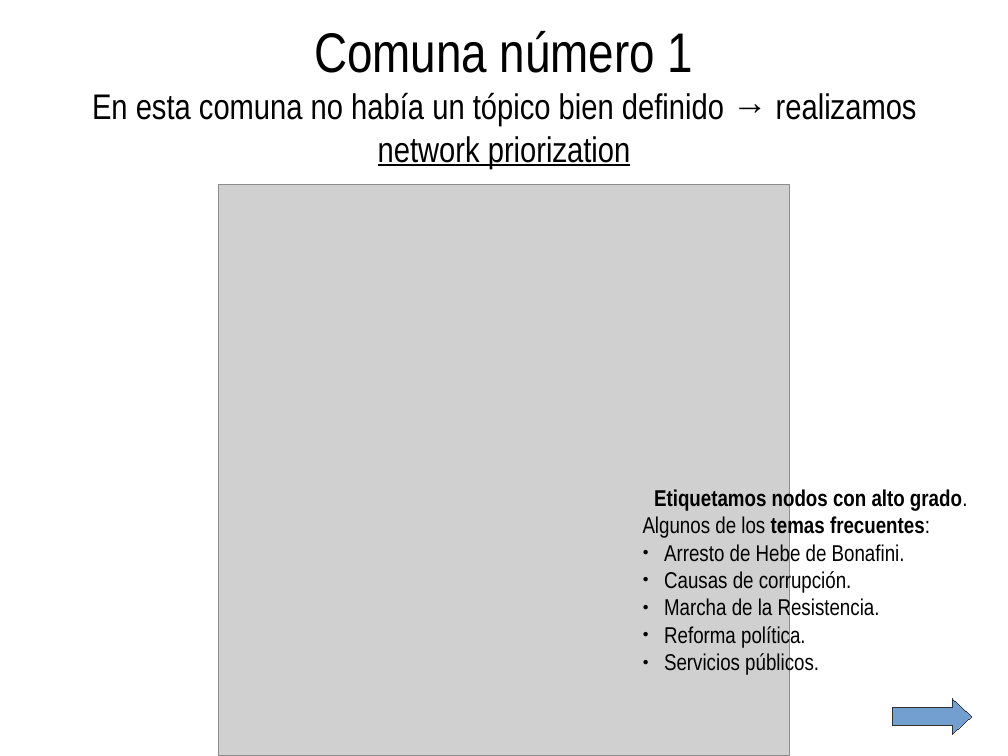
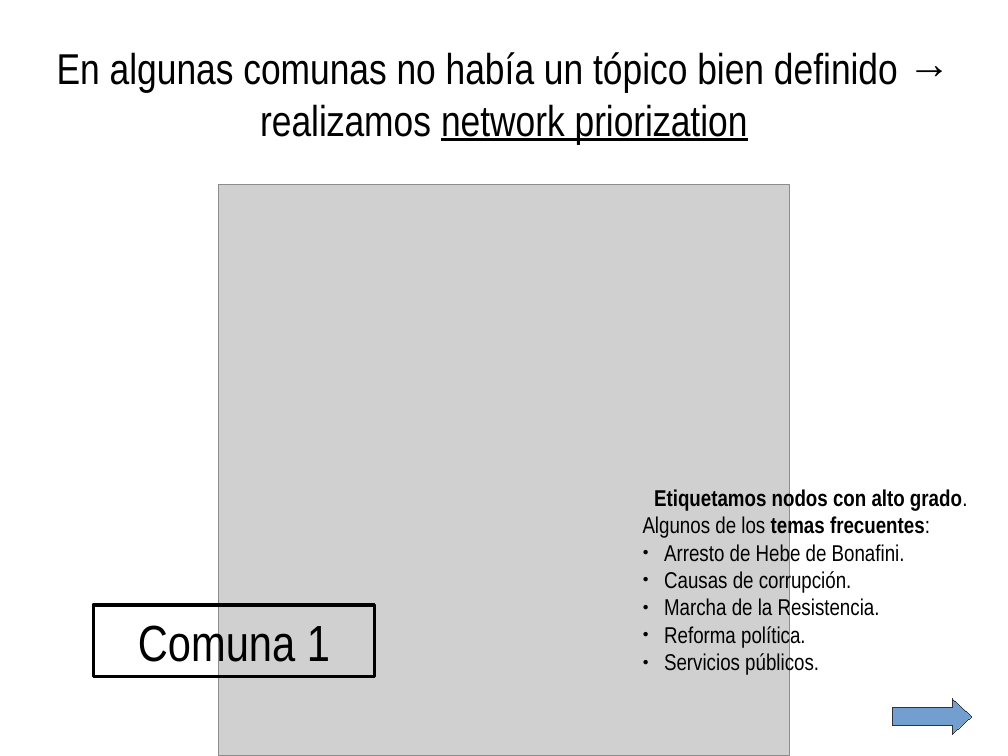
Before and after one commit to bio16/TP_especial, a slide deck: slide 7 of Presentacion_final_seba.odp (slide 1 before the commit). Drawn at 1008x756 pixels with LibreOffice and Linux fonts; fonts in the diff are those of the drawing; grey boxes stand for pictures. Boxes give left, top, right and bottom in pixels: in the first picture for what was removed or moved away, otherwise in the second. Text is boxed around its words. In the diff, an @@ line names an element or a change of style, - is before the commit and + after.

```diff
--- a/Presentacion_final_seba.odp
+++ b/Presentacion_final_seba.odp
@@ title at (57,52,898,145): text changed; size 28 to 34 pt @@
-Comuna número 1
-En esta comuna no había un tópico bien definido → realizamos network priorization
+En algunas comunas no había un tópico bien definido → realizamos network priorization
@@ rectangle added at (93,605,374,677), outline #000000 2.83 pt, 40 pt, text #000000 @@
+Comuna 1
```
Also in this commit, not shown: 1 other slide changed, 6 slides added.
